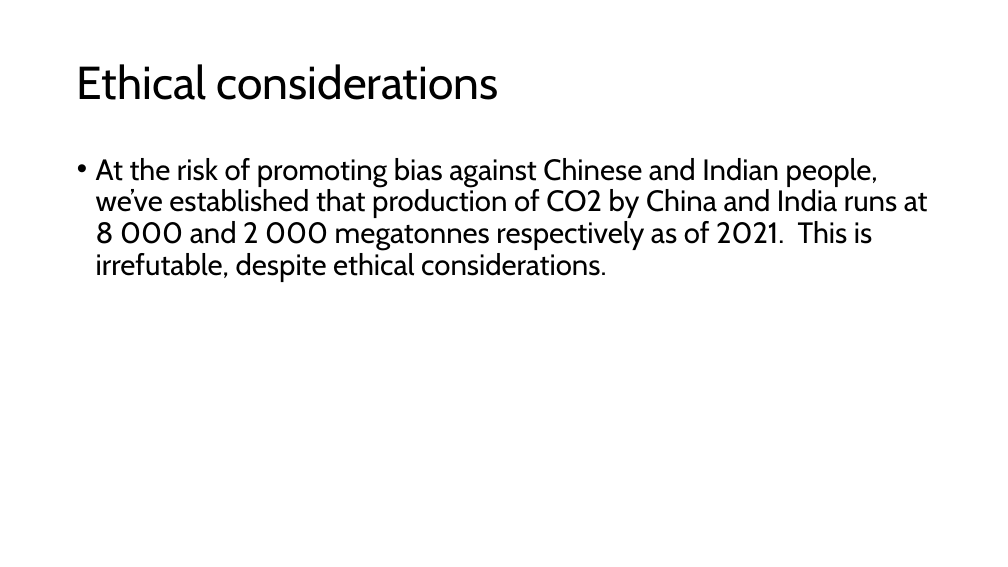
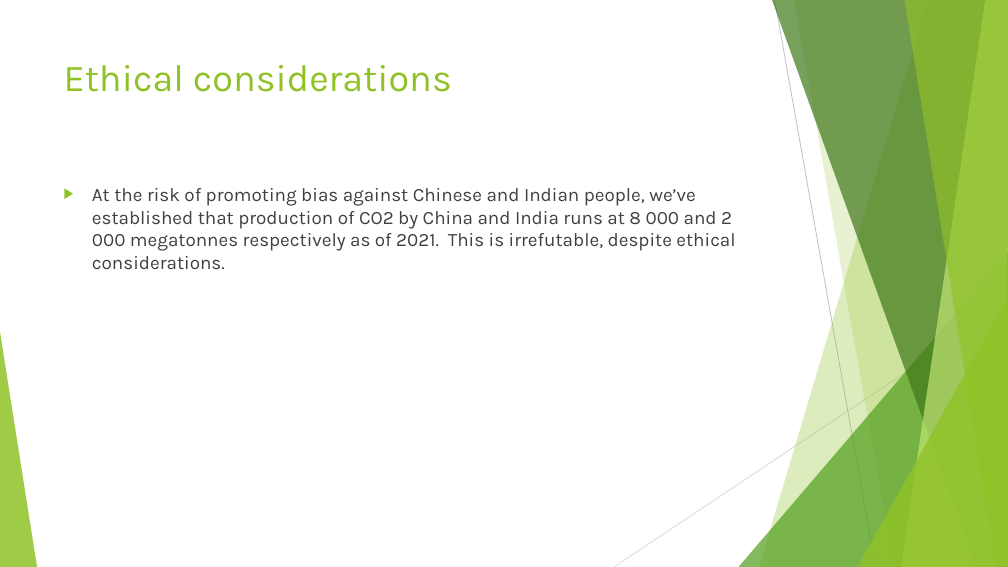
Before and after one commit to ddaniel2024/Project-3, a slide deck: slide 21 of powerpoint.pptx (slide 12 before the commit). Drawn at 1008x567 pixels with LibreOffice and Linux fonts; fonts in the diff are those of the drawing. Boxes give left, top, right and bottom in pixels: in the first picture for what was removed or moved away, otherwise in the second. Text is boxed around its words. In the diff, an @@ line names an element or a change of style, - is before the commit and + after.

```diff
--- a/powerpoint.pptx
+++ b/powerpoint.pptx
@@ title "Ethical considerations": place and size @@
-title "Ethical considerations" at bbox=[77, 64, 499, 100]
+title "Ethical considerations" at bbox=[64, 65, 452, 92]
@@ title "Ethical considerations" at bbox=[64, 65, 452, 92]: size 44 to 36 pt, font Cabin to Karla, text colour #000000 to #90C226; line spacing 0.9 to 1; vertical alignment middle to top @@
@@ text "At the risk of promoting ...": place and size @@
-text "At the risk of promoting ..." at bbox=[96, 158, 928, 282]
+text "At the risk of promoting ..." at bbox=[92, 188, 735, 269]
@@ text "At the risk of promoting ..." at bbox=[92, 188, 735, 269]: size 28 to 18 pt, font Cabin to Karla, text colour #000000 to #404040; bullet • to ▶; line spacing 0.9 to 1 @@
@@ group added at bbox=[0, 0, 1008, 567]: 5 freeform shapes, 3 triangles, 2 lines @@
```
Also in this commit, not shown: 7 other slides changed, 15 slides added, 4 slides removed.
